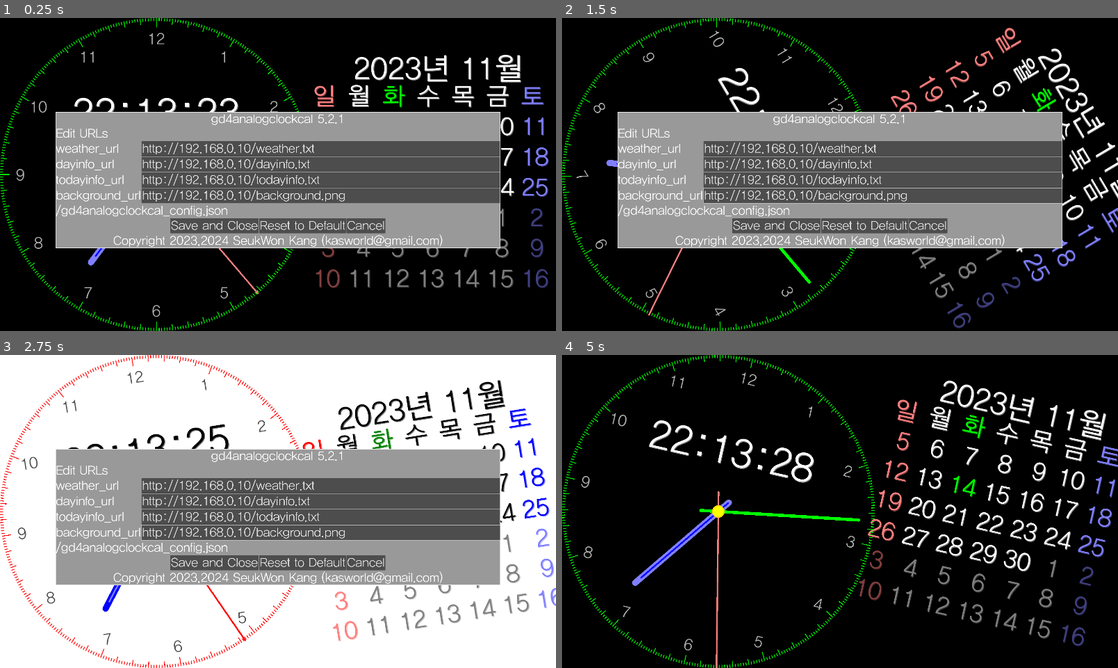
Above: before the commit, frames 1-4 (two rows, left to right).
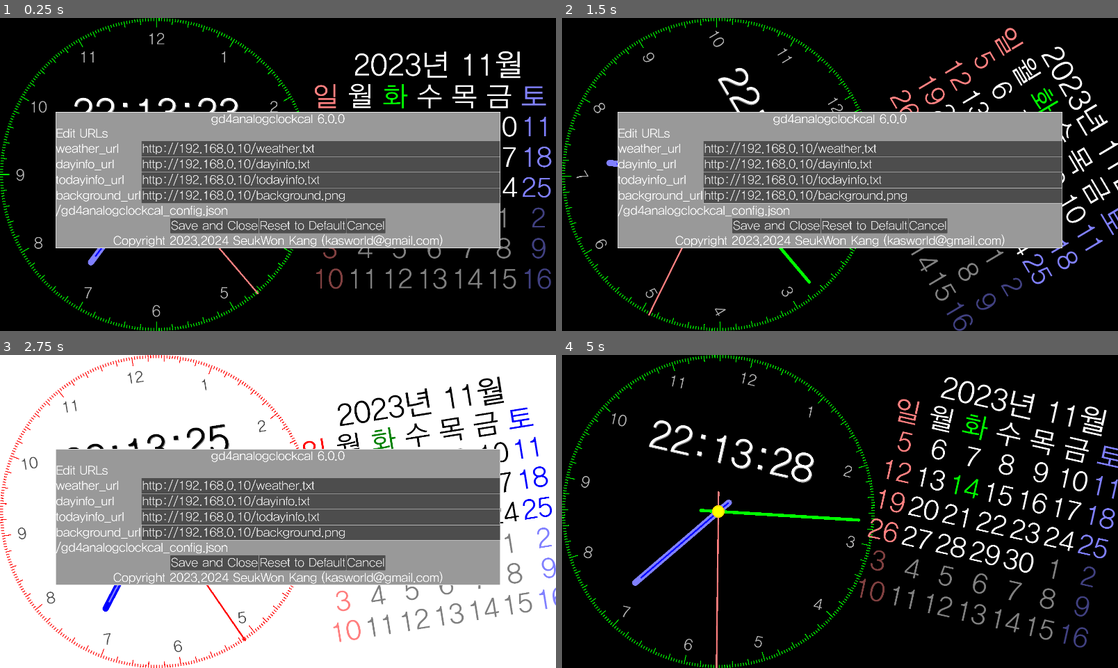
Above: after the commit, the same moments.

Repository: kasworld/gd4analogclockcal
Game: Godot game, scene res://main.tscn
The game is run twice, just before and just after one commit, with the same random seed, the same clock (stepped at 60 frames per second) and the same inputs.
Inputs (mouse positions are in pixels of both pictures, inside the frame that each line leads up to):
- Up to frame 1 (0.25 s): no input
- Up to frame 2 (1.5 s): tap Enter at 0.5, 0.6, 1.35 s; move the mouse to (962, 158) at 0.52 s; click (962, 158) at 0.67 s; move the mouse to (728, 190) at 1.27 s; click (728, 190) at 1.42 s
- Up to frame 3 (2.75 s): move the mouse to (333, 442) at 2.02 s; tap Enter at 2.1 s; click (333, 442) at 2.17 s
- Up to frame 4 (5 s): move the mouse to (812, 574) at 2.77 s; tap Enter at 2.85, 3.6, 4.35 s; click (812, 574) at 2.92 s; move the mouse to (1006, 558) at 3.52 s; click (1006, 558) at 3.67 s; move the mouse to (673, 464) at 4.27 s; click (673, 464) at 4.42 s

The runs differ from the first frame. In frame 1, 4.0% of the frame differs, in the area x 56-100%, y 10-87%; in frame 2, 3.7%; in frame 3, 3.8%; in frame 4, 6.9%, in the area x 53-100%, y 6-94%.
Error in both runs: Attempt to call function 'store_line' in base 'null instance' on a null instance. (res://global/config.gd:13)

Commit message:
apply simple calendar

Diff:
--- /dev/null
+++ b/calendar2/calendar_2.gd
@@ -0,0 +1,60 @@
+extends Node2D
+
+class_name Calendar2
+
+var dfont = preload("res://HakgyoansimBareondotumR.ttf")
+
+var csize :Vector2
+func init(cs :Vector2)->void:
+	csize = cs
+	queue_redraw()
+
+func update_color()->void:
+	queue_redraw()
+
+func draw_calendar()->void:
+	var fw = csize.x/7
+	var fh = csize.y/8
+	var tz = Time.get_time_zone_from_system()
+	var today = int(Time.get_unix_time_from_system()) +tz["bias"]*60
+	var today_dict = Time.get_date_dict_from_unix_time(today)
+	var day_index = today - (7 + today_dict["weekday"] )*24*60*60 #datetime.timedelta(days=(-today.weekday() - 7))
+
+	var offset = Vector2(0,fh*0.7)
+
+	var text_ym = "%4d년 %2d월" % [today_dict["year"] , today_dict["month"]]
+	draw_string(dfont, Vector2(-csize.x/3,-csize.y/2) +offset, text_ym, HORIZONTAL_ALIGNMENT_CENTER, -1,  fh, Global2d.colors.datelabel )
+
+	for wd in Global2d.weekdaystring.size():
+		var week = 1
+		var co = Global2d.colors.weekday[wd]
+		if wd == today_dict["weekday"] :
+			co = Global2d.colors.today
+		var pos = Vector2(fw*wd,fh*week) - csize/2 +offset
+		var text =  Global2d.weekdaystring[wd]
+		draw_string(dfont, pos , text, HORIZONTAL_ALIGNMENT_CENTER, -1,  fh*0.9, co )
+
+	for week in range(2,8):
+		for wd in range(7):
+			var pos = Vector2(fw*wd,fh*week) - csize/2 +offset
+			var day_index_dict = Time.get_date_dict_from_unix_time(day_index)
+			var text = "%2d" % day_index_dict["day"]
+			var co = Global2d.colors.weekday[wd]
+			if day_index_dict["month"] != today_dict["month"]:
+				co = Global2d.make_shadow_color(co)
+			elif day_index_dict["day"] == today_dict["day"]:
+				co = Global2d.colors.today
+			day_index += 24*60*60
+			draw_string(dfont, pos , text, HORIZONTAL_ALIGNMENT_CENTER, -1,  fh*0.9, co )
+
+func _draw() -> void:
+	draw_calendar()
+
+var old_time_dict = {"day":0} # datetime dict
+func _on_timer_timeout() -> void:
+	var time_now_dict = Time.get_datetime_dict_from_system()
+
+	# date changed, update datelabel, calendar
+	if old_time_dict["day"] != time_now_dict["day"]:
+		old_time_dict = time_now_dict
+		queue_redraw()
--- /dev/null
+++ b/calendar2/calendar_2.tscn
@@ -0,0 +1,11 @@
+[gd_scene load_steps=2 format=3 uid="uid://jnn68hq25txp"]
+
+[ext_resource type="Script" path="res://calendar2/calendar_2.gd" id="1_lfefr"]
+
+[node name="Calendar2" type="Node2D"]
+script = ExtResource("1_lfefr")
+
+[node name="Timer" type="Timer" parent="."]
+autostart = true
+
+[connection signal="timeout" from="Timer" to="." method="_on_timer_timeout"]
--- a/main.gd
+++ b/main.gd
@@ -13,7 +13,7 @@
 	]
 
 var config = {
-	"version" : "gd4analogclockcal 5.2.1",
+	"version" : "gd4analogclockcal 6.0.0",
 	"weather_url" : "http://192.168.0.10/weather.txt",
 	"dayinfo_url" : "http://192.168.0.10/dayinfo.txt",
 	"todayinfo_url" : "http://192.168.0.10/todayinfo.txt",
@@ -33,11 +33,11 @@
 	var calw = vp_rect.size.x-vp_rect.size.y
 	if calw > vp_rect.size.x /2 :
 		calw = vp_rect.size.y
-	$Calendar.init( Vector2( calw, calw) )
 	calendar_pos_list.append_array(
 		[Vector2(vp_rect.size.x-calw/2, vp_rect.size.y/2 ), Vector2(calw/2, vp_rect.size.y/2 )]
 		)
-	$Calendar.position = calendar_pos_list[0]
+	$Calendar2.init( Vector2( calw, calw) )
+	$Calendar2.position = calendar_pos_list[0]
 
 	var co :Color
 	$AnalogClock.init(config, vp_rect.size.y/2, 9 )
@@ -54,7 +54,7 @@
 	init_request_bg()
 
 func reset_pos()->void:
-	$Calendar.position = calendar_pos_list[0]
+	$Calendar2.position = calendar_pos_list[0]
 	$AnalogClock.position = analogclock_pos_list[0]
 	$AniMove2D.stop()
 
@@ -69,10 +69,10 @@
 	var ms = $AniMove2D.get_ms()
 	match $AniMove2D.state%2:
 		0:
-			$AniMove2D.move_by_ms($Calendar, calendar_pos_list[0], calendar_pos_list[1], ms)
+			$AniMove2D.move_by_ms($Calendar2, calendar_pos_list[0], calendar_pos_list[1], ms)
 			$AniMove2D.move_by_ms($AnalogClock, analogclock_pos_list[0], analogclock_pos_list[1], ms)
 		1:
-			$AniMove2D.move_by_ms($Calendar, calendar_pos_list[1], calendar_pos_list[0], ms)
+			$AniMove2D.move_by_ms($Calendar2, calendar_pos_list[1], calendar_pos_list[0], ms)
 			$AniMove2D.move_by_ms($AnalogClock, analogclock_pos_list[1], analogclock_pos_list[0], ms)
 		_:
 			print_debug("invalid state", $AniMove2D.state)
@@ -105,7 +105,7 @@
 
 func rotate_all(rad :float):
 	$AnalogClock.rotation = rad
-	$Calendar.rotation = rad
+	$Calendar2.rotation = rad
 
 # esc to exit
 func _unhandled_input(event: InputEvent) -> void:
@@ -164,12 +164,12 @@
 		Global2d.set_dark_mode(false)
 
 func update_color()->void:
-	$Calendar.update_color()
+	$Calendar2.update_color()
 	$AnalogClock.update_color()
 
 func update_color_with_mode(darkmode :bool)->void:
 	Global2d.set_dark_mode(darkmode)
-	$Calendar.update_color()
+	$Calendar2.update_color()
 	$AnalogClock.update_color()
 
 # change dark mode by time
--- a/main.tscn
+++ b/main.tscn
@@ -1,9 +1,9 @@
 [gd_scene load_steps=6 format=3 uid="uid://btxtva4j47rfm"]
 
 [ext_resource type="Script" path="res://main.gd" id="1_q4spd"]
-[ext_resource type="PackedScene" uid="uid://b1m11n5rm2gh7" path="res://calendar/calendar.tscn" id="5_3yc3x"]
 [ext_resource type="PackedScene" uid="uid://66uu15vflcpu" path="res://analog_clock/analog_clock.tscn" id="5_lttaa"]
 [ext_resource type="PackedScene" uid="uid://bf1vkxi8i0lm1" path="res://ani_move_2d/ani_move_2d.tscn" id="6_8hgi2"]
+[ext_resource type="PackedScene" uid="uid://jnn68hq25txp" path="res://calendar2/calendar_2.tscn" id="6_thwpy"]
 [ext_resource type="PackedScene" uid="uid://btysv8q6rp8ku" path="res://panel_option/panel_option.tscn" id="6_wscdf"]
 
 [node name="Main" type="Node2D"]
@@ -25,9 +25,9 @@
 one_shot = true
 autostart = true
 
-[node name="Calendar" parent="." instance=ExtResource("5_3yc3x")]
+[node name="AnalogClock" parent="." instance=ExtResource("5_lttaa")]
 
-[node name="AnalogClock" parent="." instance=ExtResource("5_lttaa")]
+[node name="Calendar2" parent="." instance=ExtResource("6_thwpy")]
 
 [connection signal="timeout" from="TimerDayNight" to="." method="_on_timer_day_night_timeout"]
 [connection signal="timeout" from="AutoHideOptionPanel" to="." method="_on_auto_hide_option_panel_timeout"]
